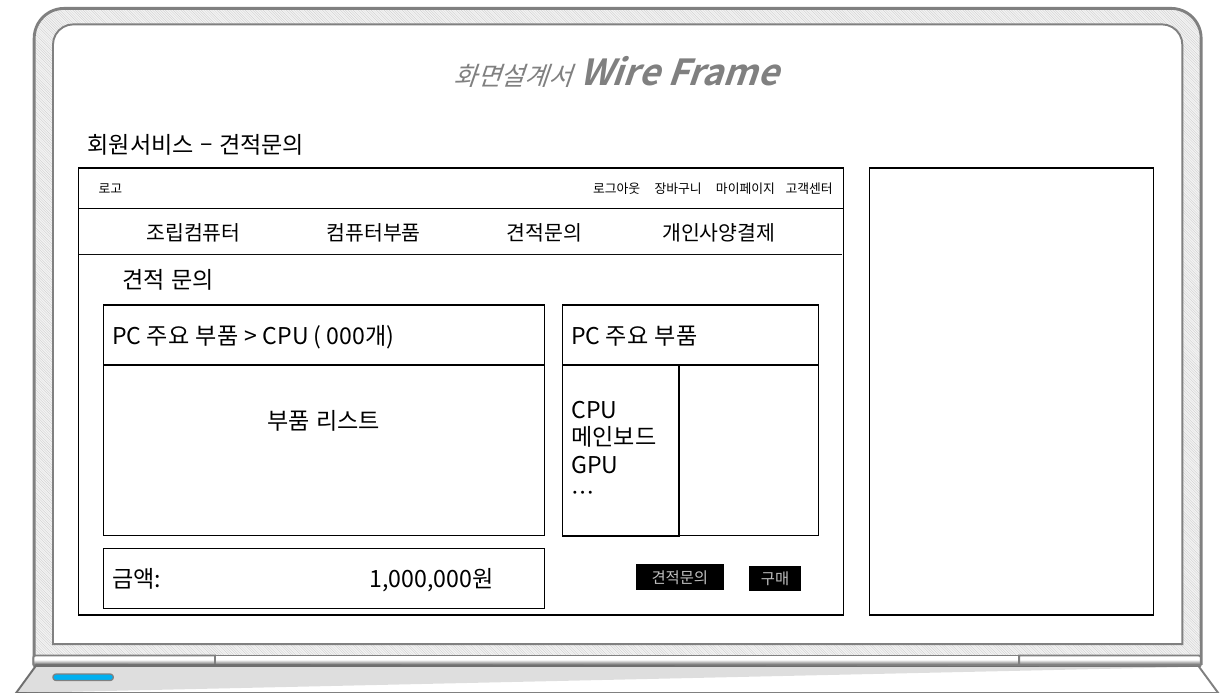
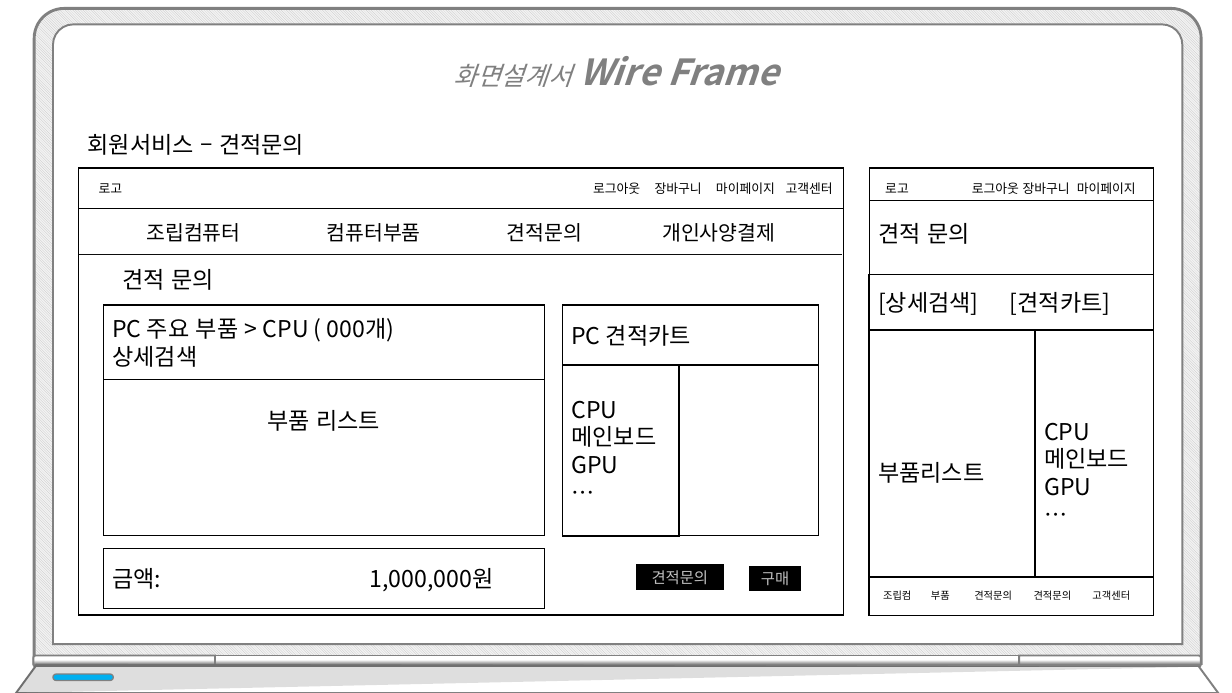
Before and after one commit to hhsw07/ezen-academy-projects, a slide deck: slide 18 of WebContent/hsw/프로젝트5_hsw.pptx. Drawn at 1232x693 pixels with LibreOffice and Linux fonts; fonts in the diff are those of the drawing; background and template pictures are left out. Boxes give left, top, right and bottom in pixels: in the first picture for what was removed or moved away, otherwise in the second. Text is boxed around its words. In the diff, an @@ line names an element or a change of style, - is before the commit and + after.

```diff
--- a/WebContent/hsw/프로젝트5_hsw.pptx
+++ b/WebContent/hsw/프로젝트5_hsw.pptx
@@ line added from (870, 201) to (1153, 201), #000000 0.5 pt @@
@@ text added at <box>885,183,909,193</box>, 10 pt, text #000000 @@
+로고
@@ text added at <box>972,182,1136,194</box>, 10 pt, text #000000 @@
+로그아웃 장바구니 마이페이지
@@ text added at <box>878,223,970,244</box>, 18 pt, text #000000 @@
+견적 문의
@@ rectangle added at <box>869,274,1153,330</box>, fill #FFFFFF, outline #000000 1 pt, 18 pt, text #000000 @@
+[상세검색] [견적카트]
@@ rectangle "PC 주요 부품 > CPU ...": place and size @@
-rectangle "PC 주요 부품 > CPU ..." at <box>104,305,544,365</box>
+rectangle "PC 주요 부품 > CPU ..." at <box>104,305,544,380</box>
@@ text in rectangle at <box>571,325,691,346</box>: text changed @@
-PC 주요 부품
+PC 견적카트
@@ text in rectangle at <box>112,346,197,367</box>: paragraph added @@
+상세검색
@@ rectangle added at <box>869,330,1035,616</box>, fill #FFFFFF, outline #000000 1 pt, 18 pt, text #000000 @@
+부품리스트
@@ rectangle added at <box>1035,330,1153,616</box>, fill #FFFFFF, outline #000000 1 pt, 18 pt, text #000000 @@
+CPU
+메인보드
+GPU
+…
@@ rectangle added at <box>870,577,1154,615</box>, fill #FFFFFF, outline #000000 1 pt @@
@@ text added at <box>883,590,911,600</box>, 8 pt, text #000000 @@
+조립컴
@@ text added at <box>931,590,950,600</box>, 8 pt, text #000000 @@
+부품
@@ text added at <box>974,590,1012,600</box>, 8 pt, text #000000 @@
+견적문의
@@ text added at <box>1034,590,1072,600</box>, 8 pt, text #000000 @@
+견적문의
@@ text added at <box>1092,590,1130,600</box>, 8 pt, text #000000 @@
+고객센터
```
Also in this commit, not shown: 6 other slides changed, 2 slides added, 1 slide removed.
